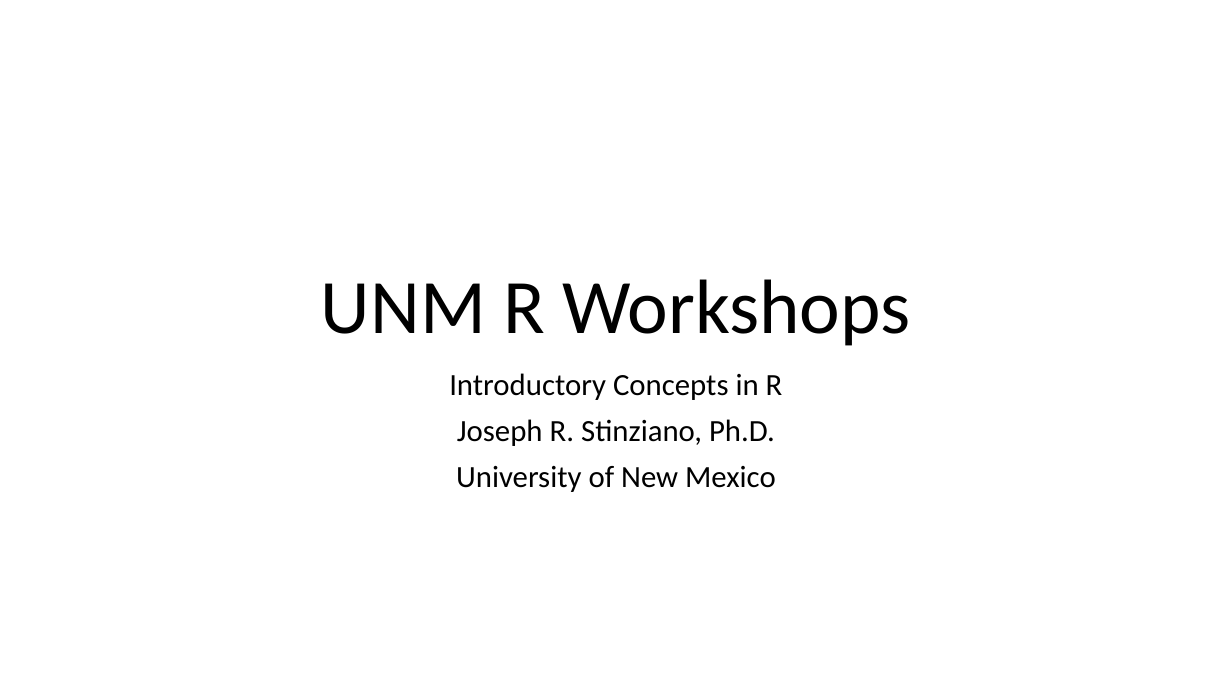
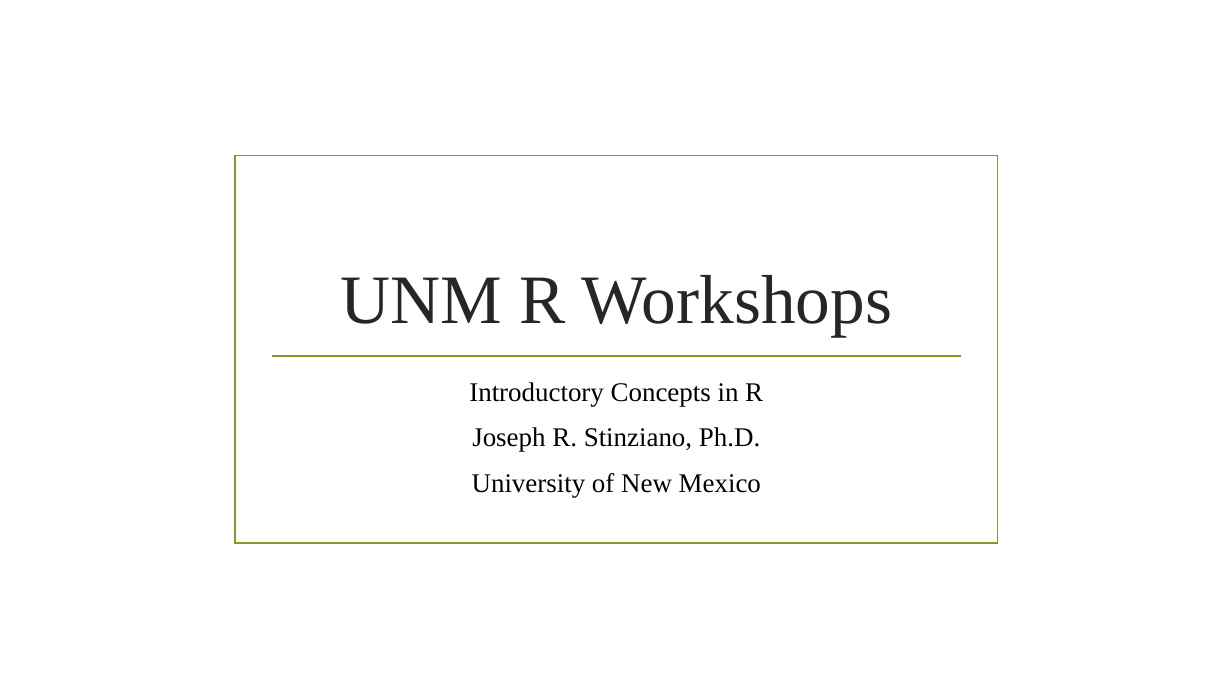
Before and after one commit to jstinzi/R-UNM-Biology-Workshop, a slide deck: slide 1 of Beginner Workshop/Introductory Concepts in R.pptx. Drawn at 1232x693 pixels with LibreOffice and Linux fonts; fonts in the diff are those of the drawing; background and template pictures are left out. Boxes give left, top, right and bottom in pixels: in the first picture for what was removed or moved away, otherwise in the second. Text is boxed around its words. In the diff, an @@ line names an element or a change of style, - is before the commit and + after.

```diff
--- a/Beginner Workshop/Introductory Concepts in R.pptx
+++ b/Beginner Workshop/Introductory Concepts in R.pptx
@@ rectangle added at (x1=236, y1=156, x2=998, y2=543), outline #83992A 1.25 pt @@
@@ title "UNM R Workshops" moved from (x1=321, y1=279, x2=910, y2=346) to (x1=341, y1=275, x2=892, y2=337) @@
@@ title "UNM R Workshops" at (x1=341, y1=275, x2=892, y2=337): size 60 to 54 pt, font Calibri to Times New Roman, text colour #000000 to #262626; line spacing 0.9 to 1 @@
@@ line added from (272, 356) to (961, 356), #83992A 1.25 pt @@
@@ subtitle "Introductory Concepts in R" moved from (x1=449, y1=373, x2=783, y2=492) to (x1=469, y1=382, x2=763, y2=497) @@
@@ subtitle "Introductory Concepts in R" at (x1=469, y1=382, x2=763, y2=497): size 24 to 21 pt, font Calibri to Times New Roman; line spacing 0.9 to 1 @@
```
Also in this commit, not shown: 8 other slides changed, 1 slide added, 1 slide removed, 2 other files.
